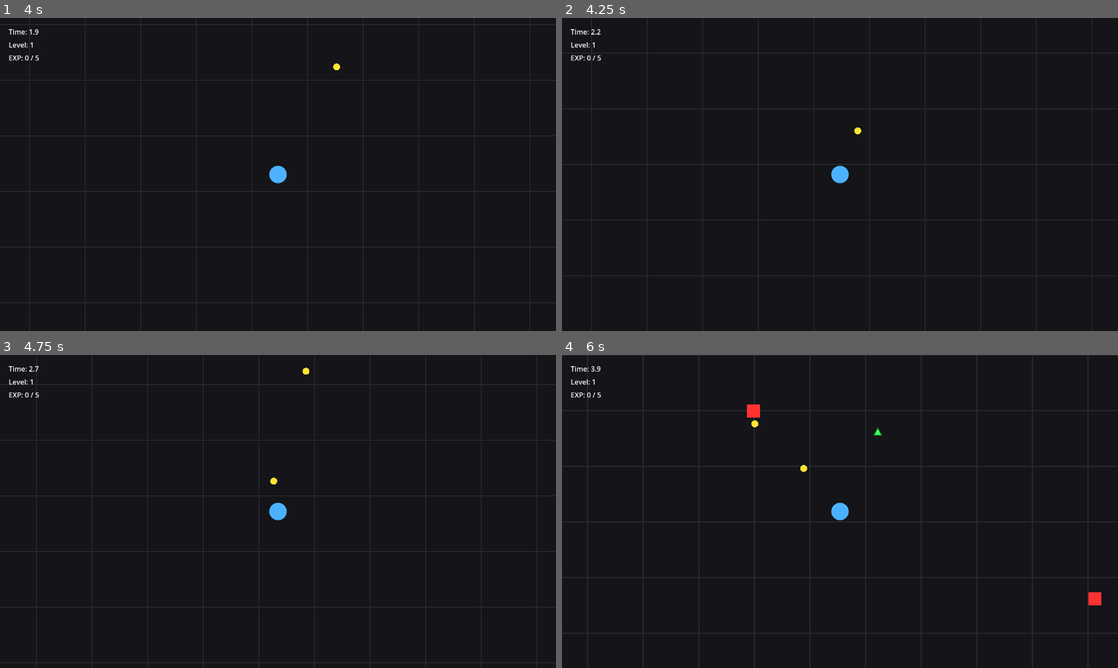
Above: before the commit, frames 1-4 (two rows, left to right).
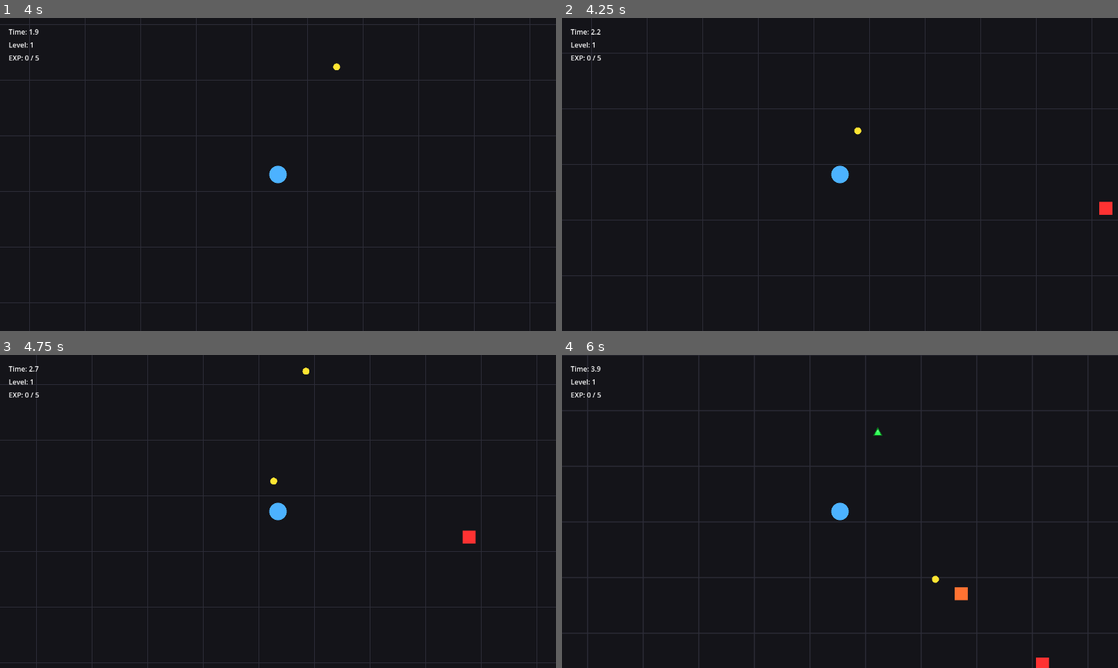
Above: after the commit, the same moments.

Repository: EthanAGi/CircleSurvivor
Game: Godot game, scene res://scenes/main_menu.tscn
The game is run twice, just before and just after one commit, with the same random seed, the same clock (stepped at 60 frames per second) and the same inputs.
Inputs (mouse positions are in pixels of both pictures, inside the frame that each line leads up to):
- Up to frame 1 (4 s): click "Start" at 0.5 s; click "Test Character" at 1.25 s; click "Test Level" at 2 s; tap Enter at 2.75 s; move the mouse to (400, 158) at 2.77 s; hold D (move_right) 2.78-3.53 s; move the mouse to (166, 190) at 3.52 s; hold S (move_down) from 3.53 s (still down)
- Up to frame 2 (4.25 s): keep holding S (move_down)
- Up to frame 3 (4.75 s): move the mouse to (333, 442) at 4.27 s; release S (move_down) at 4.28 s; hold D (move_right) from 4.28 s (still down)
- Up to frame 4 (6 s): move the mouse to (812, 574) at 5.02 s; release D (move_right) at 5.03 s; hold W (move_up) 5.03-5.78 s; move the mouse to (1006, 558) at 5.77 s; hold A (move_left) from 5.78 s (still down)

Frame 1 is identical in both runs. In frame 2, 0.1% of the frame differs, in the area x 96-99%, y 58-63%; in frame 3, 0.1%; in frame 4, 0.5%, in the area x 33-97%, y 15-100%.

Commit message:
Add: Rarity system, more upgrades

Diff:
--- a/scripts/bullet.gd
+++ b/scripts/bullet.gd
@@ -2,6 +2,8 @@
 
 @export var speed: float = 500.0
 @export var lifetime: float = 2.0
+@export var damage: int = 1
+@export var radius: float = 8.0
 
 var direction: Vector2 = Vector2.RIGHT
 
@@ -9,8 +11,15 @@
 	body_entered.connect(_on_body_entered)
 	area_entered.connect(_on_area_entered)
 
+	var collision_shape: CollisionShape2D = $CollisionShape2D
+	if collision_shape != null and collision_shape.shape is CircleShape2D:
+		var circle_shape: CircleShape2D = collision_shape.shape as CircleShape2D
+		circle_shape.radius = radius
+
 	var timer := get_tree().create_timer(lifetime)
 	timer.timeout.connect(queue_free)
+
+	queue_redraw()
 
 func _process(delta: float) -> void:
 	global_position += direction * speed * delta
@@ -21,8 +30,8 @@
 
 func _on_area_entered(area: Area2D) -> void:
 	if area.has_method("take_damage"):
-		area.take_damage(1)
+		area.take_damage(damage)
 	queue_free()
 
 func _draw() -> void:
-	draw_circle(Vector2.ZERO, 8.0, Color(1.0, 0.9, 0.2))
+	draw_circle(Vector2.ZERO, radius, Color(1.0, 0.9, 0.2))
--- a/scripts/main.gd
+++ b/scripts/main.gd
@@ -41,6 +41,14 @@
 const MAX_FIRE_RATE_UPGRADES: int = 6
 const MAX_PICKUP_RADIUS_UPGRADES: int = 6
 
+const MAX_PROJECTILE_SPEED_UPGRADES: int = 6
+const MAX_ATTACK_SIZE_UPGRADES: int = 6
+const MAX_CRIT_CHANCE_UPGRADES: int = 6
+
+const RARITY_COMMON: String = "Common"
+const RARITY_RARE: String = "Rare"
+const RARITY_EPIC: String = "Epic"
+
 var bullet_level: int = 1
 var orbit_ball_level: int = 0
 var lightning_level: int = 0
@@ -51,6 +59,13 @@
 var speed_upgrade_count: int = 0
 var fire_rate_upgrade_count: int = 0
 var pickup_radius_upgrade_count: int = 0
+var projectile_speed_upgrade_count: int = 0
+var attack_size_upgrade_count: int = 0
+var crit_chance_upgrade_count: int = 0
+
+var projectile_speed_multiplier: float = 1.0
+var attack_size_multiplier: float = 1.0
+var crit_chance: float = 0.0
 
 var orbit_ball_cooldown: float = 99999.0
 var orbit_ball_duration: float = 0.0
@@ -235,6 +250,9 @@
 		orbit_ball.player = player
 		orbit_ball.lifetime = orbit_ball_duration
 		orbit_ball.angle_offset = TAU * float(i) / float(orbit_ball_count)
+		orbit_ball.ball_radius = 10.0 * attack_size_multiplier
+		orbit_ball.damage = 1
+		orbit_ball.crit_chance = crit_chance
 
 func _handle_lightning_weapon(delta: float) -> void:
 	if lightning_level <= 0:
@@ -263,9 +281,10 @@
 		var lightning: Node = lightning_scene.instantiate()
 		add_child(lightning)
 		lightning.global_position = enemy.global_position
+		lightning.strike_radius = 26.0 * attack_size_multiplier
 
 		if enemy.has_method("take_damage"):
-			enemy.take_damage(lightning_damage)
+			enemy.take_damage(_roll_damage(lightning_damage))
 
 func _handle_missile_weapon(delta: float) -> void:
 	if missile_level <= 0:
@@ -293,9 +312,10 @@
 
 	missile.direction = initial_direction
 	missile.target = target
-	missile.speed = missile_speed
+	missile.speed = missile_speed * projectile_speed_multiplier
 	missile.turn_speed = missile_turn_speed
-	missile.damage = missile_damage
+	missile.damage = _roll_damage(missile_damage)
+	missile.explosion_radius = 70.0 * attack_size_multiplier
 
 func _get_enemies_in_range(range_limit: float) -> Array[Area2D]:
 	var enemies_in_range: Array[Area2D] = []
@@ -403,6 +423,9 @@
 	add_child(bullet)
 	bullet.global_position = spawn_position
 	bullet.direction = (target.global_position - spawn_position).normalized()
+	bullet.speed = 500.0 * projectile_speed_multiplier
+	bullet.damage = _roll_damage(1)
+	bullet.radius = 8.0 * attack_size_multiplier
 
 func _on_enemy_died(enemy_position: Vector2, exp_amount: int, enemy_type: int) -> void:
 	if game_over:
@@ -424,14 +447,14 @@
 
 func _get_exp_type_from_enemy_type(enemy_type: int, exp_amount: int) -> int:
 	match enemy_type:
-		0: # BASIC
-			return 0 # GREEN
-		1: # FAST
-			return 1 # BLUE
-		2: # TANK
-			return 2 # PURPLE
-		3: # RANGED
-			return 1 # BLUE
+		0:
+			return 0
+		1:
+			return 1
+		2:
+			return 2
+		3:
+			return 1
 
 	if exp_amount >= 3:
 		return 2
@@ -527,10 +550,12 @@
 		})
 
 	if speed_upgrade_count < MAX_SPEED_UPGRADES:
-		pool.append({
-			"id": "speed_upgrade",
-			"text": "Move Speed Up\nMove faster"
-		})
+		pool.append(_make_rarity_choice(
+			"speed_upgrade",
+			"Move Speed Up",
+			"Move faster",
+			25.0
+		))
 
 	if fire_rate_upgrade_count < MAX_FIRE_RATE_UPGRADES:
 		pool.append({
@@ -544,6 +569,30 @@
 			"text": "Pickup Radius Up\nCollect EXP from farther away"
 		})
 
+	if projectile_speed_upgrade_count < MAX_PROJECTILE_SPEED_UPGRADES:
+		pool.append(_make_rarity_choice(
+			"projectile_speed_upgrade",
+			"Projectile Speed Up",
+			"Bullets and missiles travel faster",
+			0.15
+		))
+
+	if attack_size_upgrade_count < MAX_ATTACK_SIZE_UPGRADES:
+		pool.append(_make_rarity_choice(
+			"attack_size_upgrade",
+			"Attack Size Up",
+			"Bigger bullets, lightning, missiles, and orbit balls",
+			0.12
+		))
+
+	if crit_chance_upgrade_count < MAX_CRIT_CHANCE_UPGRADES:
+		pool.append(_make_rarity_choice(
+			"crit_chance_upgrade",
+			"Crit Chance Up",
+			"Chance for attacks to deal double damage",
+			0.08
+		))
+
 	pool.shuffle()
 
 	var result: Array[Dictionary] = []
@@ -553,6 +602,44 @@
 		result.append(pool[i])
 
 	return result
+
+func _make_rarity_choice(choice_id: String, title: String, description: String, amount: float) -> Dictionary:
+	var rarity: String = _roll_rarity()
+	return {
+		"id": choice_id,
+		"text": "%s %s\n%s" % [rarity, title, description],
+		"rarity": rarity,
+		"amount": amount * _get_rarity_multiplier(rarity)
+	}
+
+func _roll_rarity() -> String:
+	var roll: float = rng.randf()
+
+	if roll < 0.60:
+		return RARITY_COMMON
+	elif roll < 0.90:
+		return RARITY_RARE
+	return RARITY_EPIC
+
+func _get_rarity_multiplier(rarity: String) -> float:
+	match rarity:
+		RARITY_COMMON:
+			return 1.0
+		RARITY_RARE:
+			return 1.5
+		RARITY_EPIC:
+			return 2.0
+		_:
+			return 1.0
+
+func _get_rarity_color(rarity: String) -> Color:
+	match rarity:
+		RARITY_RARE:
+			return Color(0.70, 0.82, 1.0)
+		RARITY_EPIC:
+			return Color(0.88, 0.66, 1.0)
+		_:
+			return Color(1.0, 1.0, 1.0)
 
 func _set_choice_button(button: Button, index: int) -> void:
 	if index >= level_up_choices.size():
@@ -564,6 +651,9 @@
 	button.disabled = false
 	button.text = str(level_up_choices[index]["text"])
 
+	var rarity: String = str(level_up_choices[index].get("rarity", ""))
+	button.modulate = _get_rarity_color(rarity)
+
 func _on_level_up_choice_pressed(index: int) -> void:
 	if index >= level_up_choices.size():
 		return
@@ -613,7 +703,7 @@
 
 		"speed_upgrade":
 			speed_upgrade_count += 1
-			player.increase_speed(25.0)
+			player.increase_speed(float(choice.get("amount", 25.0)))
 
 		"fire_rate_upgrade":
 			fire_rate_upgrade_count += 1
@@ -622,6 +712,19 @@
 		"pickup_radius_upgrade":
 			pickup_radius_upgrade_count += 1
 			player.increase_pickup_radius(0.20)
+
+		"projectile_speed_upgrade":
+			projectile_speed_upgrade_count += 1
+			projectile_speed_multiplier += float(choice.get("amount", 0.15))
+
+		"attack_size_upgrade":
+			attack_size_upgrade_count += 1
+			attack_size_multiplier += float(choice.get("amount", 0.12))
+
+		"crit_chance_upgrade":
+			crit_chance_upgrade_count += 1
+			crit_chance += float(choice.get("amount", 0.08))
+			crit_chance = min(crit_chance, 0.60)
 
 	_close_level_up_menu()
 
@@ -789,3 +892,8 @@
 func _on_restart_button_pressed() -> void:
 	get_tree().paused = false
 	get_tree().reload_current_scene()
+
+func _roll_damage(base_damage: int) -> int:
+	if rng.randf() < crit_chance:
+		return base_damage * 2
+	return base_damage
--- a/scripts/missile.gd
+++ b/scripts/missile.gd
@@ -5,15 +5,12 @@
 @export var damage: int = 3
 @export var lifetime: float = 4.0
 @export var explosion_radius: float = 70.0
-
-# How long the explosion indicator stays visible
 @export var explosion_visual_duration: float = 0.30
 
 var direction: Vector2 = Vector2.RIGHT
 var target: Area2D = null
 var exploded: bool = false
 
-# Explosion animation tracking
 var explosion_timer: float = 0.0
 var current_explosion_draw_radius: float = 0.0
 
@@ -53,8 +50,6 @@
 	exploded = true
 	explosion_timer = 0.0
 
-	# These must be deferred because _explode can be called from area_entered,
-	# and Godot blocks collision state changes during in/out signal processing.
 	set_deferred("monitoring", false)
 	set_deferred("monitorable", false)
 
@@ -62,7 +57,6 @@
 	if collision_shape != null:
 		collision_shape.set_deferred("disabled", true)
 
-	# Damage enemies currently overlapping
 	var areas: Array[Area2D] = get_overlapping_areas()
 	for area in areas:
 		if area == self:
@@ -70,7 +64,6 @@
 		if area.has_method("take_damage"):
 			area.take_damage(damage)
 
-	# Damage everything inside explosion radius
 	var state: PhysicsDirectSpaceState2D = get_world_2d().direct_space_state
 	var params: PhysicsShapeQueryParameters2D = PhysicsShapeQueryParameters2D.new()
 
@@ -92,7 +85,6 @@
 		if collider != null and collider.has_method("take_damage"):
 			collider.take_damage(damage)
 
-	# Start the visual at the full AoE radius
 	current_explosion_draw_radius = explosion_radius
 	queue_redraw()
 
@@ -102,7 +94,6 @@
 	var progress: float = explosion_timer / explosion_visual_duration
 	progress = clamp(progress, 0.0, 1.0)
 
-	# Makes the circle shrink and grow during the brief explosion effect.
 	var pulse: float = sin(progress * PI * 2.0)
 	var scale_amount: float = 1.0 + (pulse * 0.18)
 
--- a/scripts/orbit_ball.gd
+++ b/scripts/orbit_ball.gd
@@ -5,15 +5,23 @@
 @export var damage: int = 1
 @export var lifetime: float = 2.0
 @export var hit_cooldown: float = 0.35
+@export var ball_radius: float = 10.0
 
 var player: Node2D = null
 var angle: float = 0.0
 var angle_offset: float = 0.0
+var crit_chance: float = 0.0
 
 var hit_timers := {}
 
 func _ready() -> void:
 	area_entered.connect(_on_area_entered)
+
+	var collision_shape: CollisionShape2D = $CollisionShape2D
+	if collision_shape != null and collision_shape.shape is CircleShape2D:
+		var circle_shape: CircleShape2D = collision_shape.shape as CircleShape2D
+		circle_shape.radius = ball_radius
+
 	queue_redraw()
 
 func _process(delta: float) -> void:
@@ -48,8 +56,13 @@
 	if hit_timers.has(id):
 		return
 
-	area.take_damage(damage)
+	area.take_damage(_roll_damage(damage))
 	hit_timers[id] = hit_cooldown
 
+func _roll_damage(base_damage: int) -> int:
+	if randf() < crit_chance:
+		return base_damage * 2
+	return base_damage
+
 func _draw() -> void:
-	draw_circle(Vector2.ZERO, 10.0, Color(0.9, 0.95, 1.0))
+	draw_circle(Vector2.ZERO, ball_radius, Color(0.9, 0.95, 1.0))
